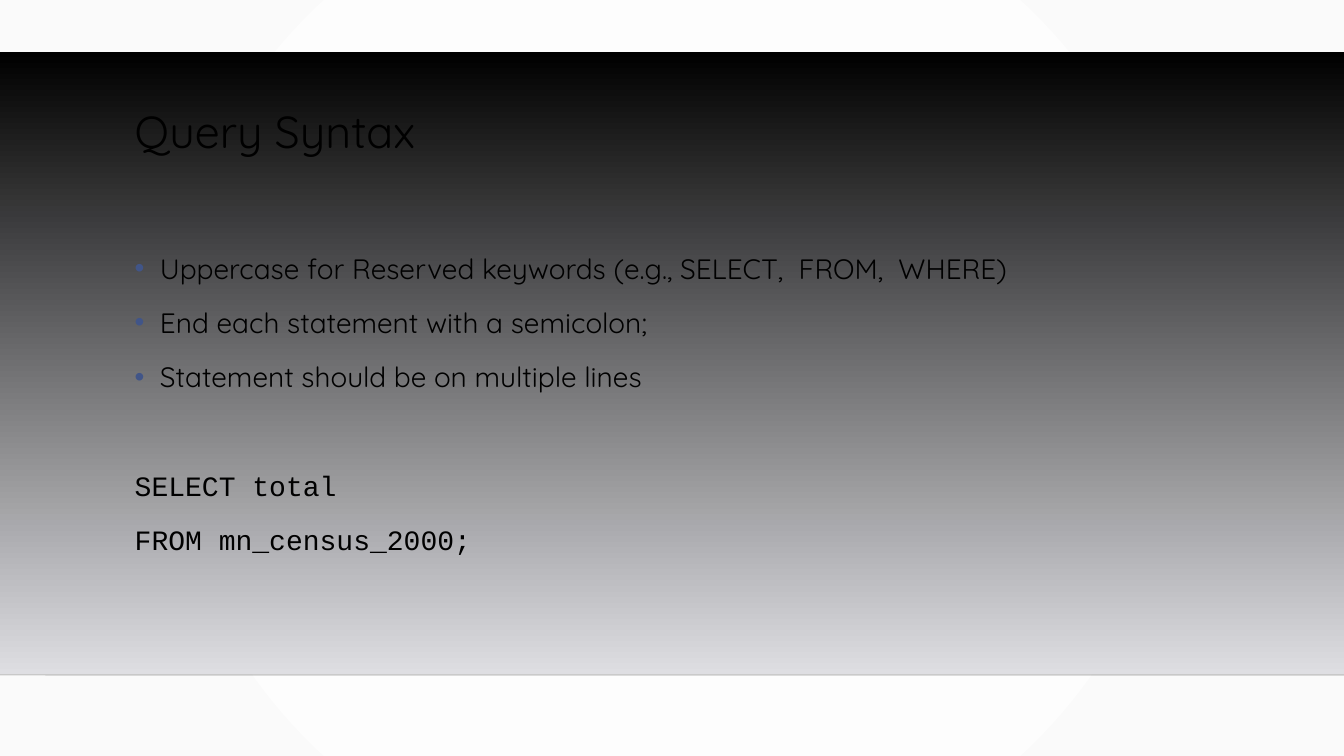
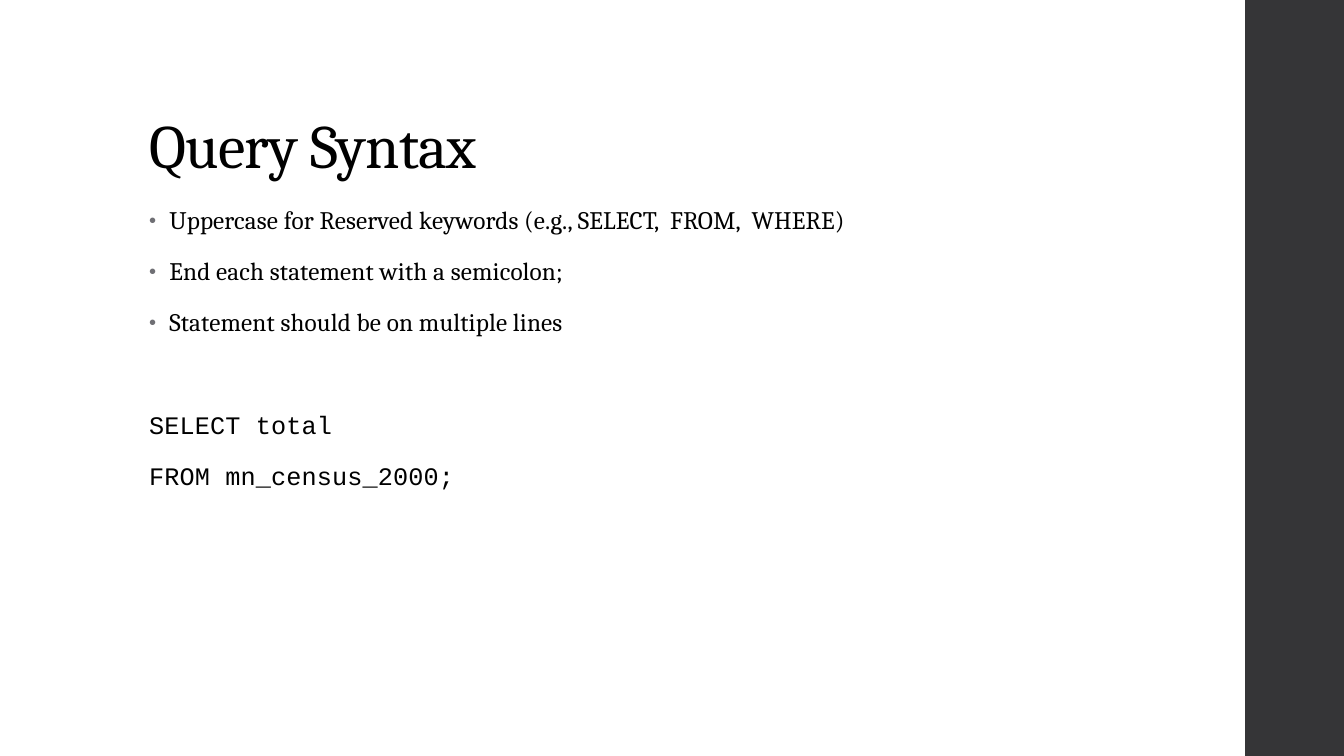
Before and after one commit to MGIS-UMN/GIS5577_week2, a slide deck: slide 16 of BASIC_SQL.odp. Drawn at 1344x756 pixels with LibreOffice and Linux fonts; fonts in the diff are those of the drawing; background and template pictures are left out. Boxes give left, top, right and bottom in pixels: in the first picture for what was removed or moved away, otherwise in the second. Text is boxed around its words. In the diff, an @@ line names an element or a change of style, - is before the commit and + after.

Commit message:
updated for 2010

```diff
--- a/BASIC_SQL.odp
+++ b/BASIC_SQL.odp
@@ background gradient #FFFFFF to #FAFAFA to #FFFFFF @@
@@ freeform shape added at (1245, 0, 1344, 756), fill #353537 @@
@@ freeform shape removed at (0, 51, 1344, 675) @@
@@ title "Query Syntax": place and size @@
-title "Query Syntax" at (135, 96, 415, 163)
+title "Query Syntax" at (149, 126, 476, 181)
@@ title "Query Syntax" at (149, 126, 476, 181): size 32 to 44 pt, font Quicksand to Cambria, letter spacing 0 to -0.5 pt; vertical alignment top to bottom @@
@@ text "Uppercase for Reserved keywords (e.g., ...": place and size @@
-text "Uppercase for Reserved keywords (e.g., ..." at (135, 258, 1006, 555)
+text "Uppercase for Reserved keywords (e.g., ..." at (149, 211, 845, 490)
@@ text "Uppercase for Reserved keywords (e.g., ..." at (149, 211, 845, 490): size 20 to 18 pt, letter spacing 0 to 0.1 pt; font Quicksand to Cambria in "Uppercase for Reserved keywords (e.g., SELECT, FROM, ...", "End each statement with a semicolon;", "Statement should be on multiple lines"; indent changed; line spacing 1.2 to 0.95; more space between paragraphs; bullet colour #415588 to #6F6F74 @@
@@ line removed from (0, 675) to (1344, 675) @@
```
Also in this commit, not shown: 30 other slides changed.
